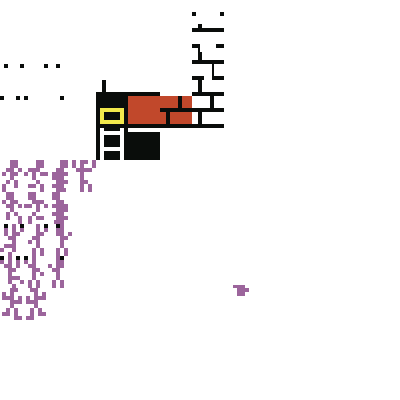
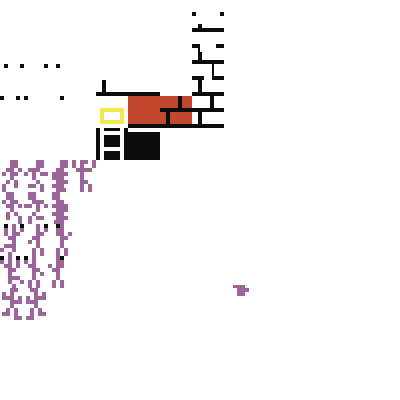
The second 400×400 image is a revision of the first. Changes to its layers:
removed layer "treasure.bmp" over <box>96,96,128,128</box>
painted on "Visible" over <box>96,96,128,128</box>
